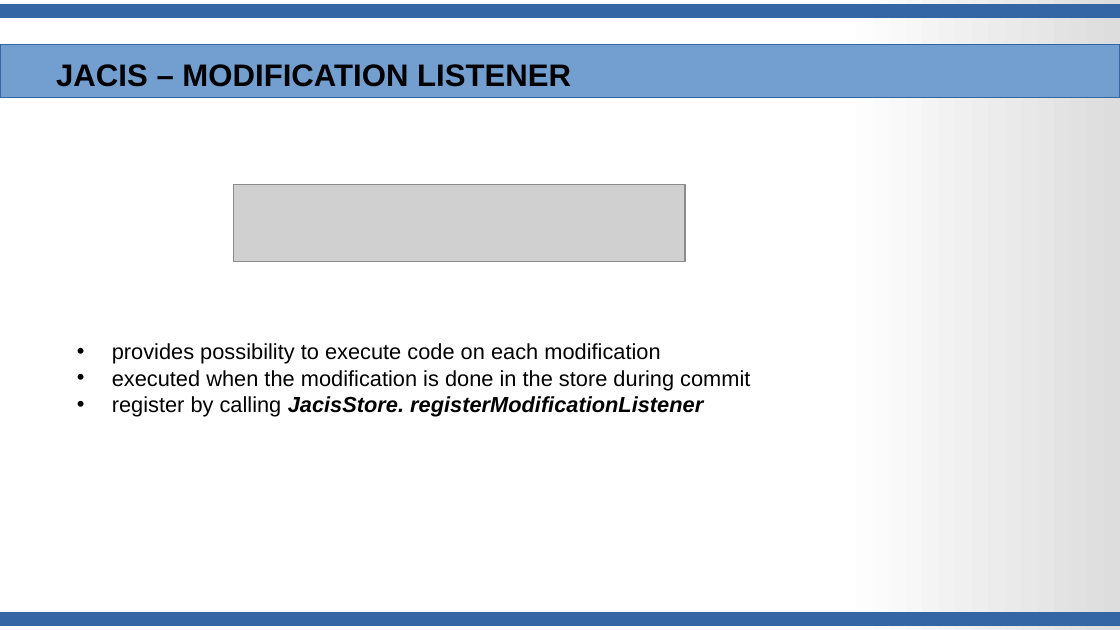
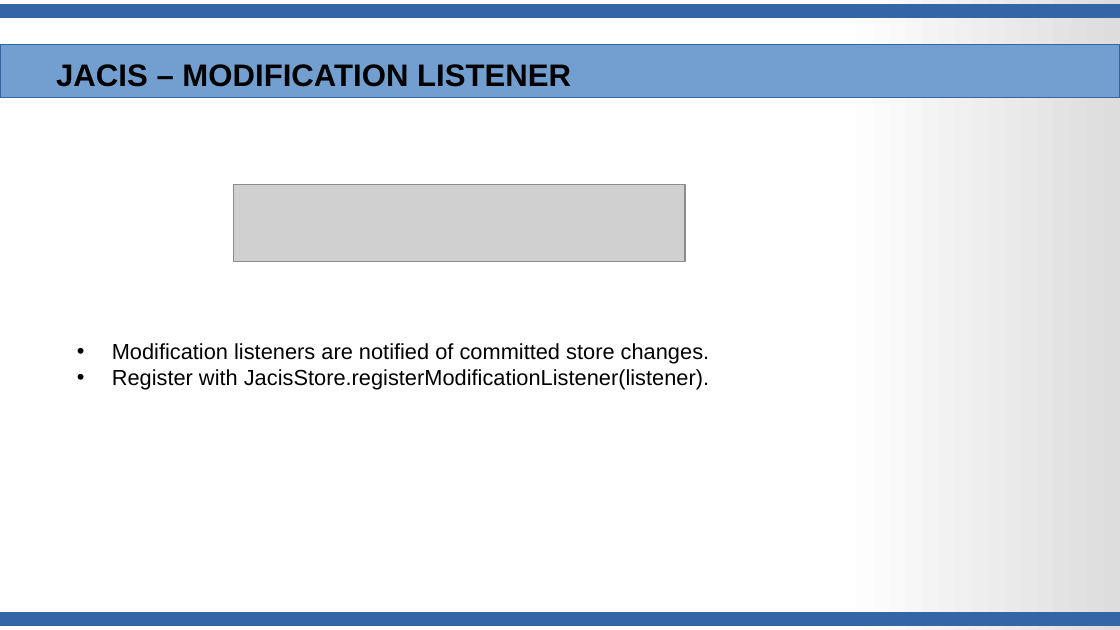
Before and after one commit to JanWiemer/jacis, a slide deck: slide 30 of doc/JACIS-Presentation.odp. Drawn at 1120x630 pixels with LibreOffice and Linux fonts; fonts in the diff are those of the drawing; grey boxes stand for pictures. Boxes give left, top, right and bottom in pixels: in the first picture for what was removed or moved away, otherwise in the second. Text is boxed around its words. In the diff, an @@ line names an element or a change of style, - is before the commit and + after.

```diff
--- a/doc/JACIS-Presentation.odp
+++ b/doc/JACIS-Presentation.odp
@@ text at <box>112,343,710,390</box>: text changed @@
-• provides possibility to execute code on each modification
-• executed when the modification is done in the store during commit
-• register by calling JacisStore. registerModificationListener
+• Modification listeners are notified of committed store changes.
+• Register with JacisStore.registerModificationListener(listener).
```
Also in this commit, not shown: 20 other slides changed, 1 other file.
